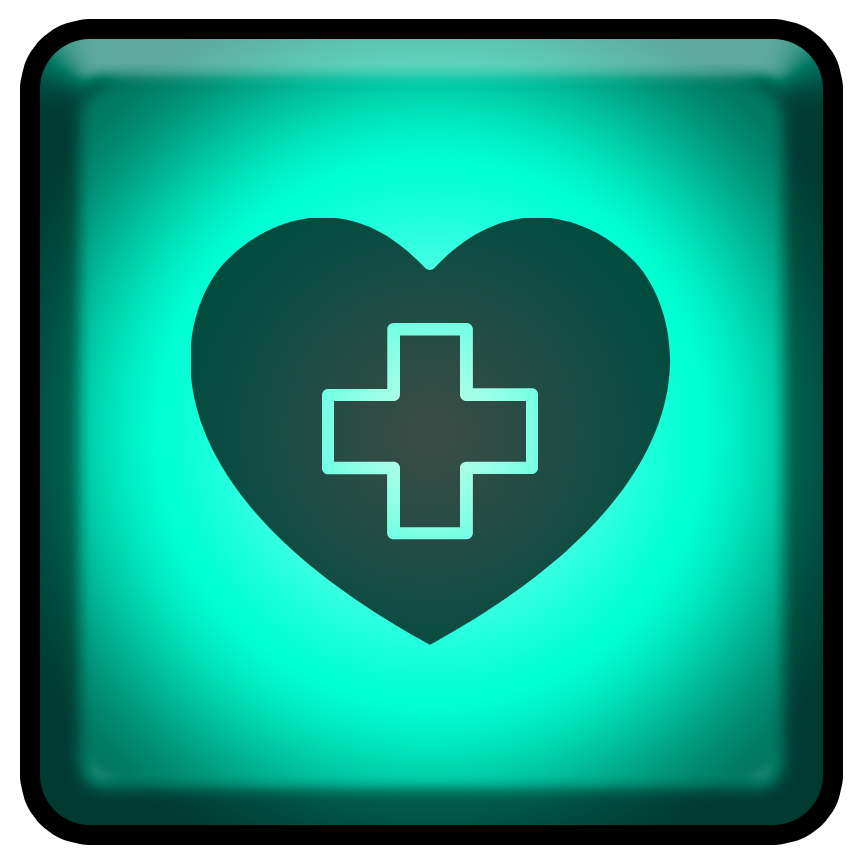
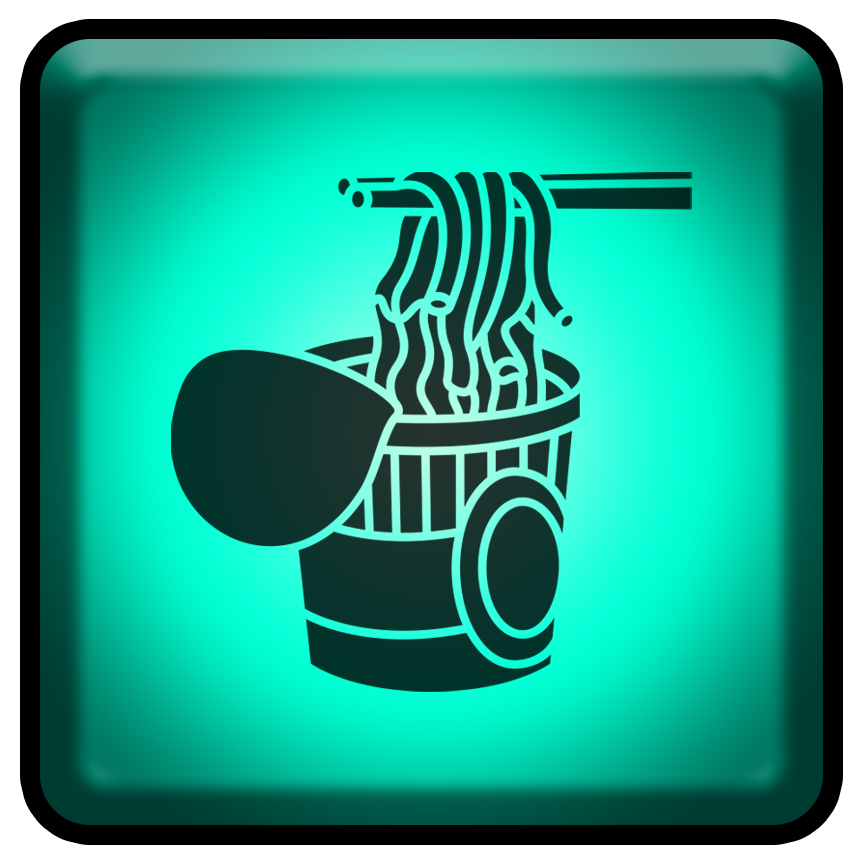
The second 863x863 image is a revision of the first. Changes to its layers:
renamed "noun-health-7664694" to "noun-noodles-4284014", opacity 70% → 80%, painted on it over (171, 172, 692, 692)
